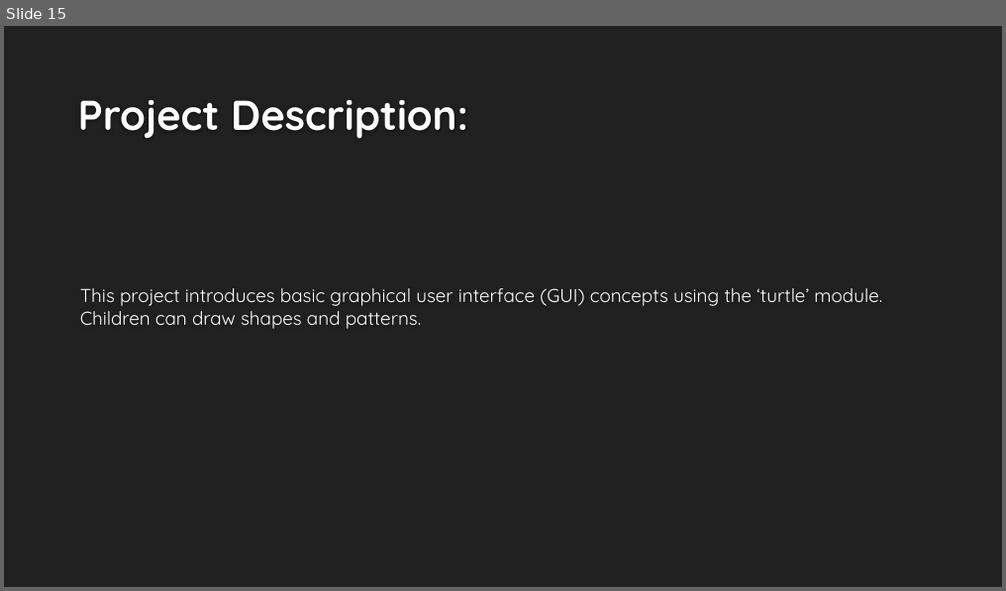
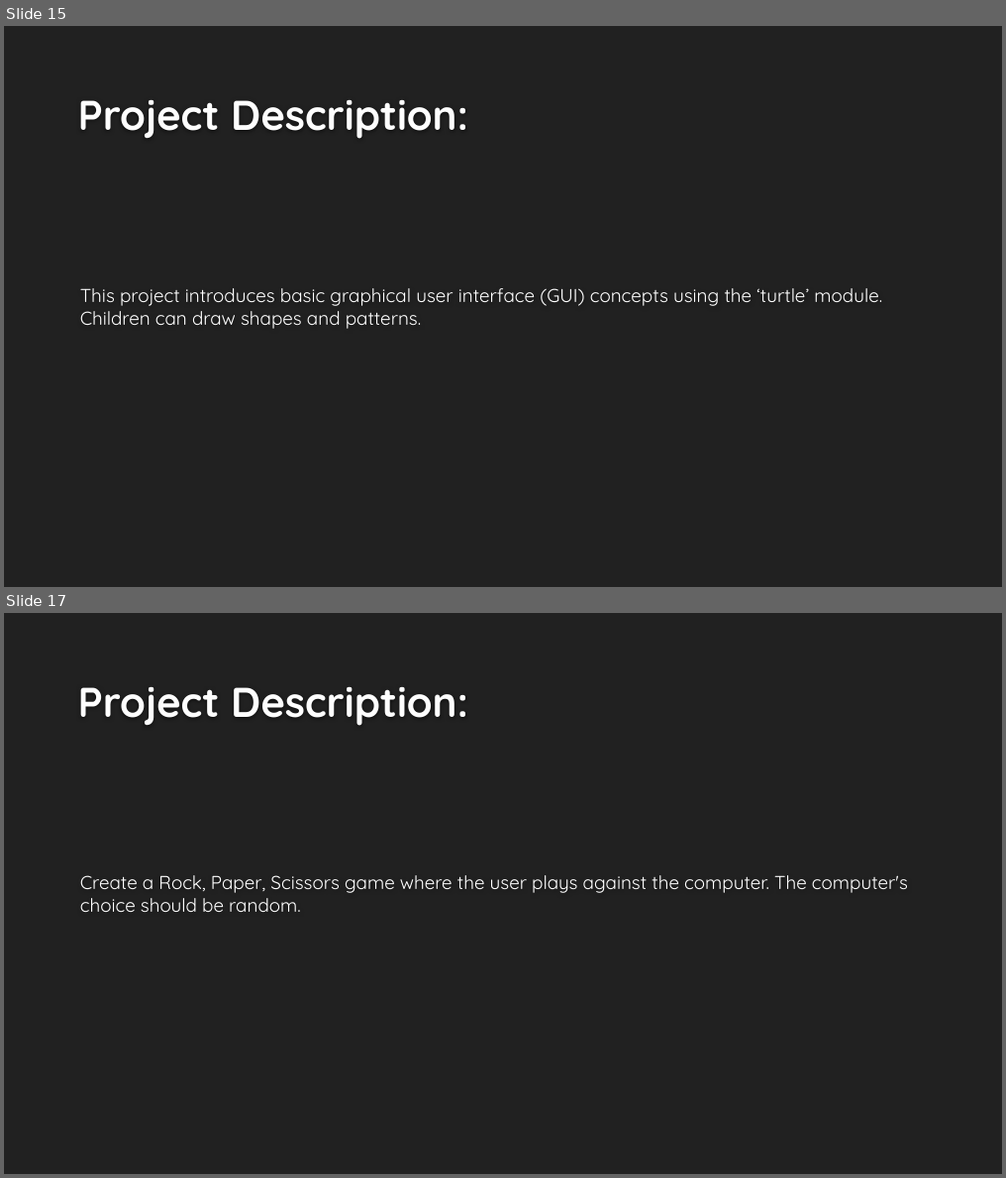
Before and after one commit to Islam-hady9/Programming-Course-using-Python-for-Kids, a slide deck: Lesson 10.pptx. Shown one above the other, each under a label of ours: slide 15 before the commit, slides 15 and 17 after it; the slides between them are not shown. The pictures are 1006x591 and 1006x1178 pixels, drawn with LibreOffice and Linux fonts; fonts in the diff are those of the drawing; background and template pictures are left out. Boxes give left, top, right and bottom in pixels: in the first picture for what was removed or moved away, otherwise in the second. Text is boxed around its words. In the diff, an @@ line names an element or a change of style, - is before the commit and + after.

Commit message:
Add more projects to Lesson 10

```diff
--- a/Lesson 10.pptx
+++ b/Lesson 10.pptx
@@ slide 17 added at <box>4,613,1002,1174</box>, background #212121 @@
@@ title added at <box>78,687,468,726</box>, 40 pt, text #FEFEFE, bold @@
+Project Description:
@@ text added at <box>80,875,908,912</box>, 18 pt, text #FFFFFF @@
+Create a Rock, Paper, Scissors game where the user plays against the computer. The computer's choice should be random.
```
Also in this commit, not shown: 3 slides changed, 8 other slides added, 1 slide removed.
